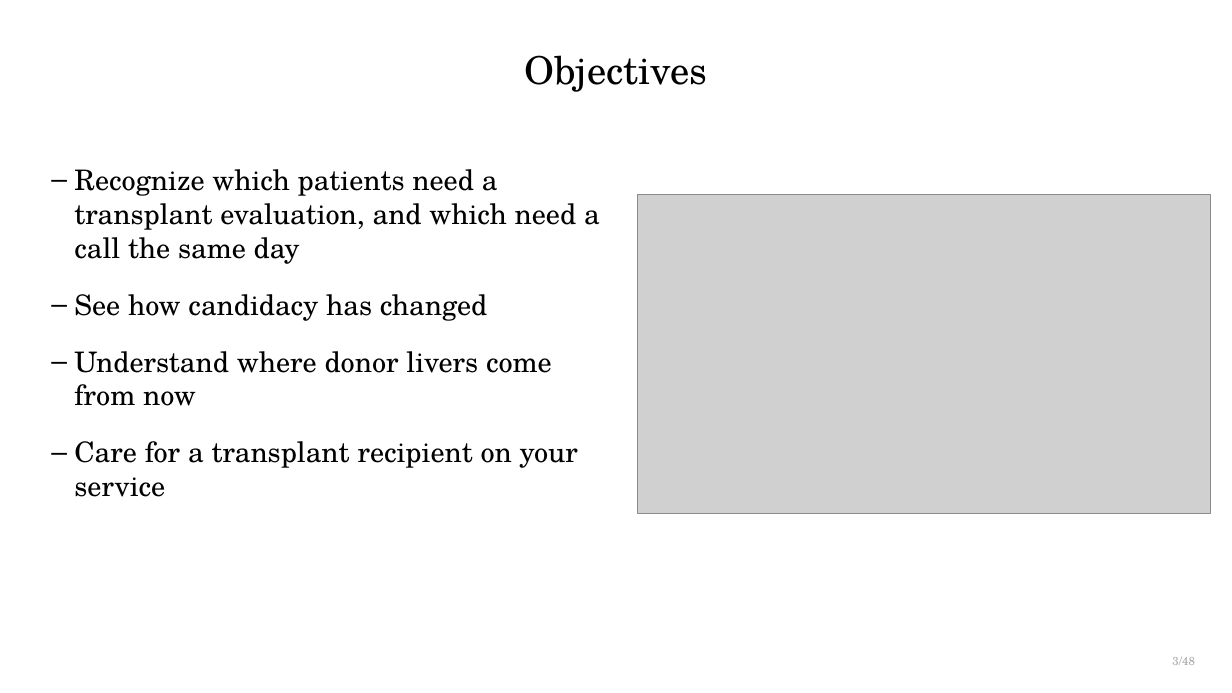
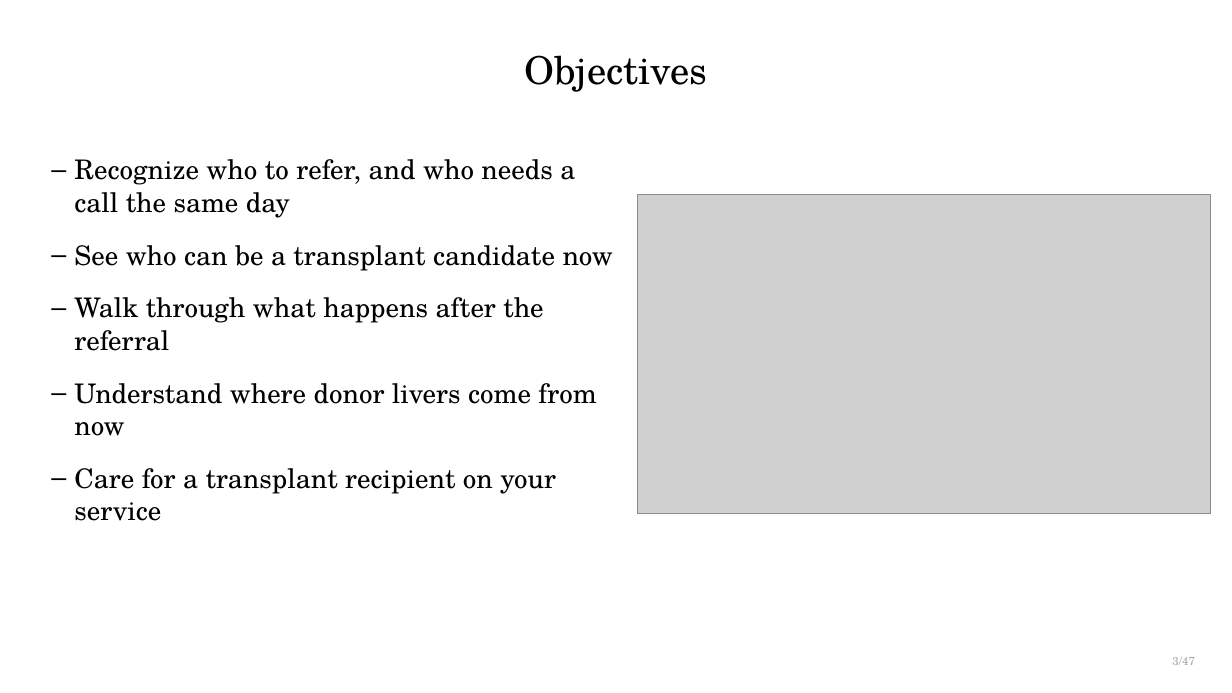
Before and after one commit to qaddodi/mohammad-almeqdadi-lectures, a slide deck: slide 3 of lectures/liver-transplant-grand-rounds-mmc-2026/Liver Transplantation When to Refer and Whats New.pptx. Drawn at 1232x693 pixels with LibreOffice and Linux fonts; fonts in the diff are those of the drawing; grey boxes stand for pictures. Boxes give left, top, right and bottom in pixels: in the first picture for what was removed or moved away, otherwise in the second. Text is boxed around its words. In the diff, an @@ line names an element or a change of style, - is before the commit and + after.

```diff
--- a/lectures/liver-transplant-grand-rounds-mmc-2026/Liver Transplantation When to Refer and Whats New.pptx
+++ b/lectures/liver-transplant-grand-rounds-mmc-2026/Liver Transplantation When to Refer and Whats New.pptx
@@ text "Recognize who to refer, and ...": place and size @@
-text "Recognize who to refer, and ..." at <box>74,169,600,497</box>
+text "Recognize who to refer, and ..." at <box>74,159,613,521</box>
@@ text at <box>74,159,613,351</box>: text changed; size 22 to 21 pt @@
-– Recognize which patients need a transplant evaluation, and which need a call the same day
-– See how candidacy has changed
+– Recognize who to refer, and who needs a call the same day
+– See who can be a transplant candidate now
+– Walk through what happens after the referral
@@ text at <box>74,383,596,521</box>: size 22 to 21 pt in "Understand where donor livers come from now", "Care for a transplant recipient on your ..."; less space between paragraphs @@
@@ text at <box>1172,657,1194,665</box>: text changed @@
-3/48
+3/47
```
Also in this commit, not shown: 50 other slides changed, 1 slide added, 1 slide removed, 4 other files.
